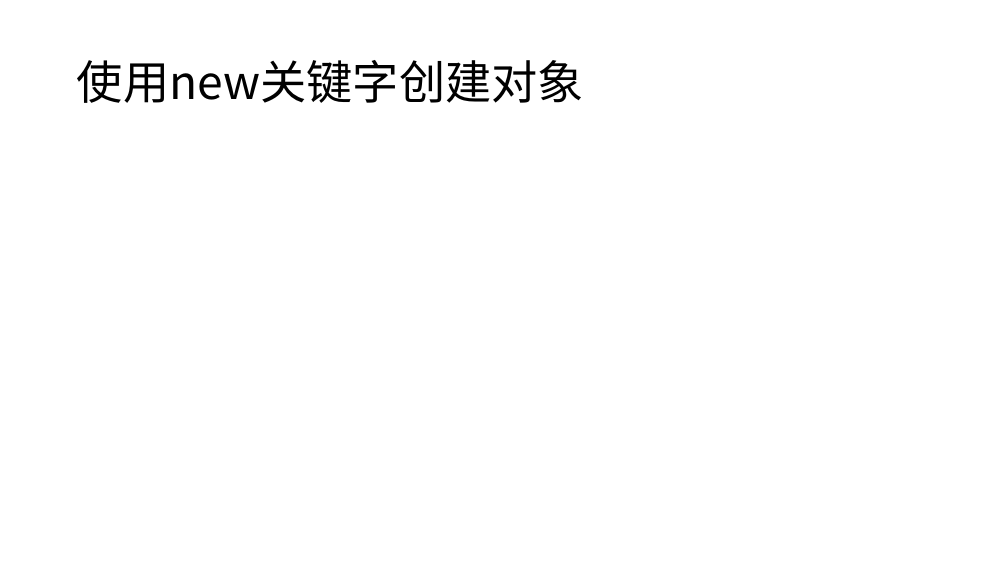
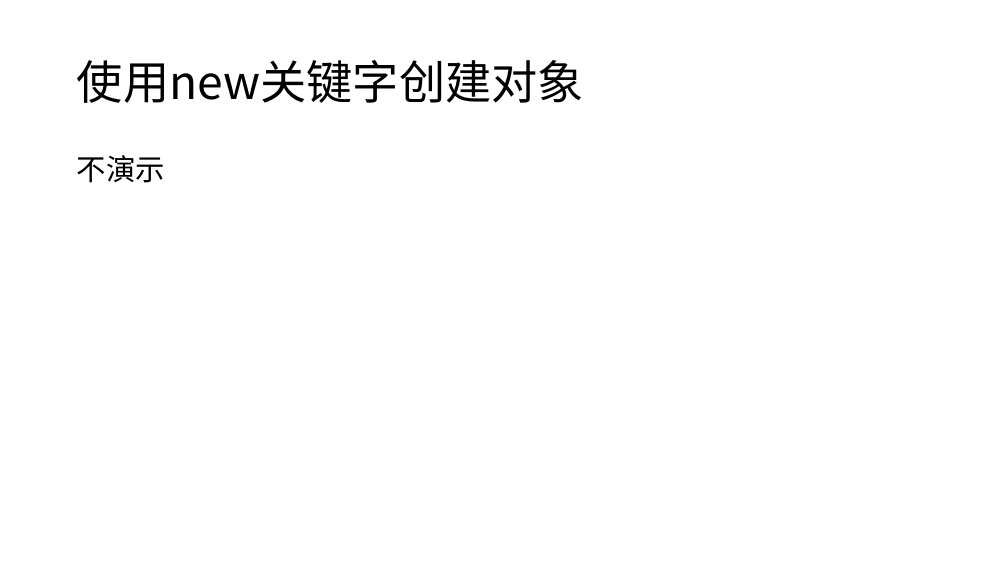
Before and after one commit to ywendy/test, a slide deck: slide 4 of 新建 Microsoft PowerPoint 演示文稿.pptx. Drawn at 1008x567 pixels with LibreOffice and Linux fonts; fonts in the diff are those of the drawing. Boxes give left, top, right and bottom in pixels: in the first picture for what was removed or moved away, otherwise in the second. Text is boxed around its words. In the diff, an @@ line names an element or a change of style, - is before the commit and + after.

```diff
--- a/新建 Microsoft PowerPoint 演示文稿.pptx
+++ b/新建 Microsoft PowerPoint 演示文稿.pptx
@@ text added at [77, 155, 165, 183], 28 pt, text #000000 @@
+不演示
```
Also in this commit, not shown: 4 other slides changed, 1 slide added, 2 other files.
